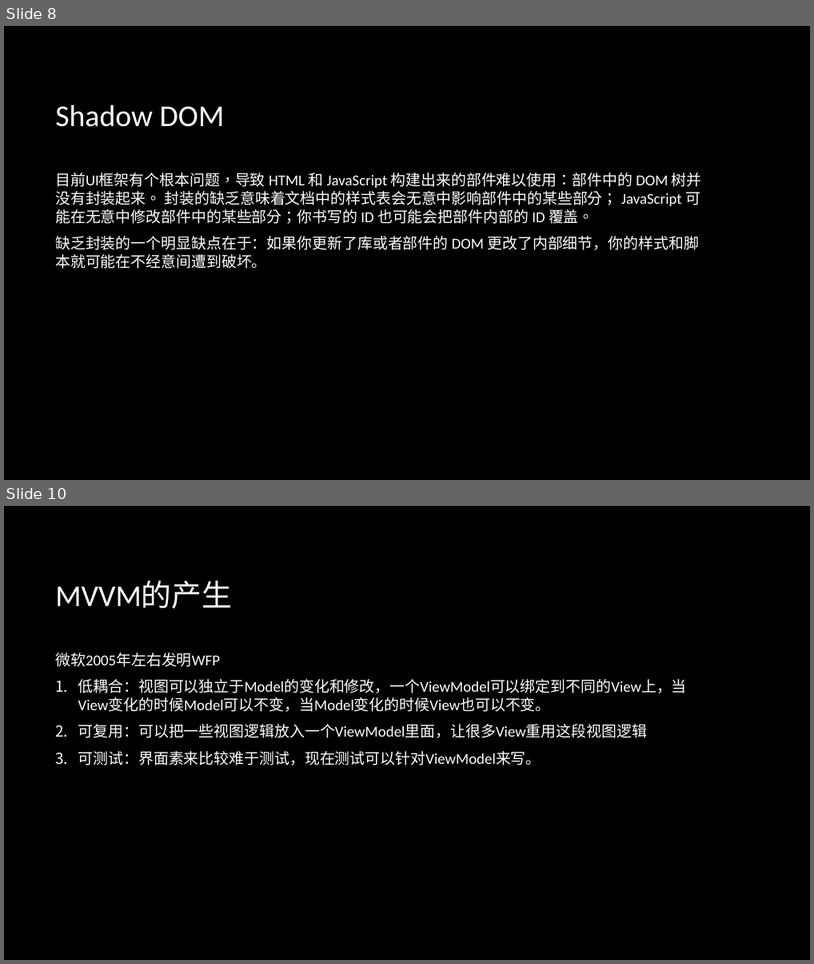
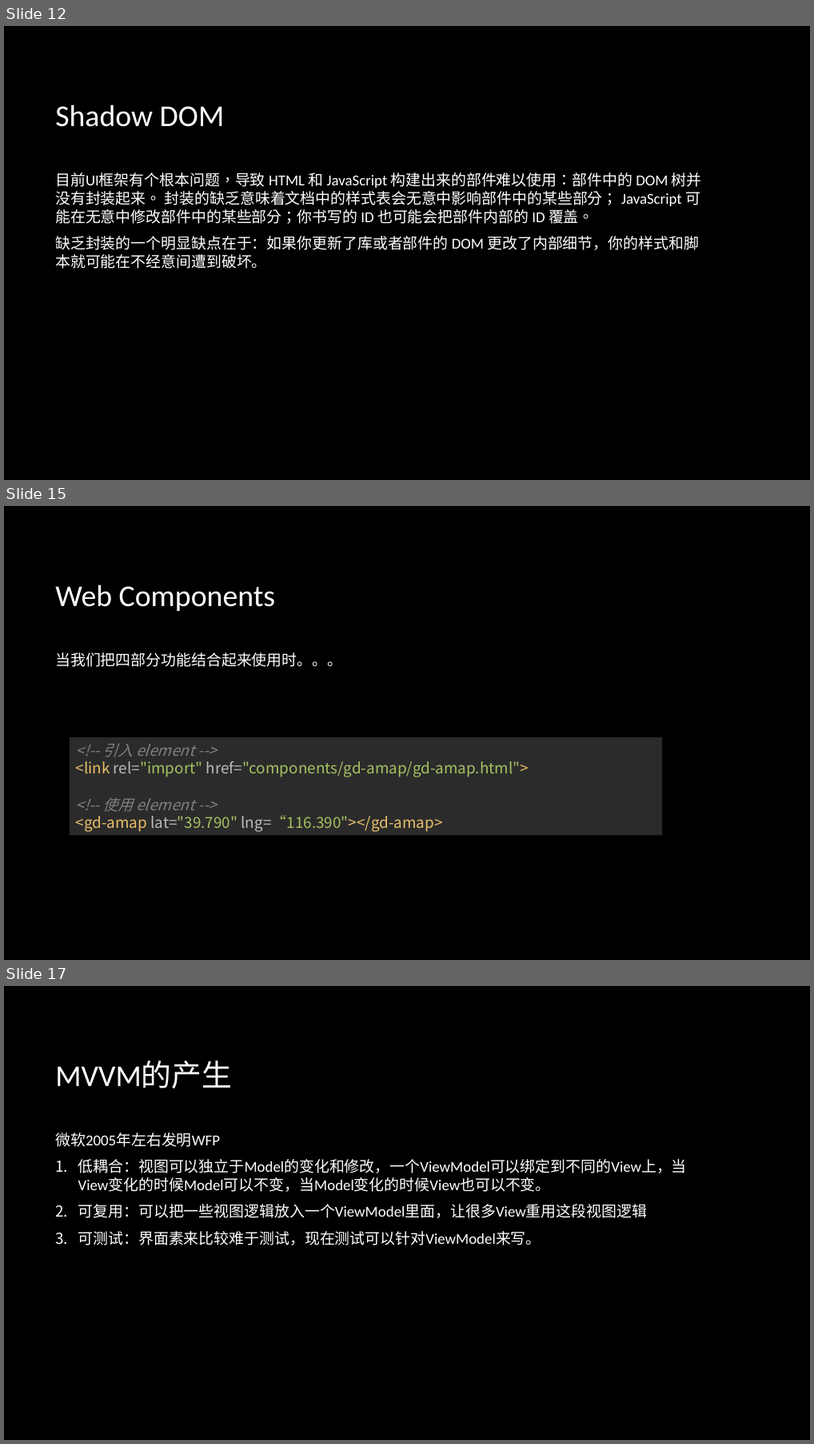
Before and after one commit to zhanglingkang/study, a slide deck: article/front-end/前端技术分享.pptx. Shown one above the other, each under a label of ours: slides 8 and 10 before the commit, slides 12, 15 and 17 after it; the slides between them are not shown. The pictures are 814x964 and 814x1444 pixels, drawn with LibreOffice and Linux fonts; fonts in the diff are those of the drawing; background and template pictures are left out. Boxes give left, top, right and bottom in pixels: in the first picture for what was removed or moved away, otherwise in the second. Text is boxed around its words. In the diff, an @@ line names an element or a change of style, - is before the commit and + after.

```diff
--- a/article/front-end/前端技术分享.pptx
+++ b/article/front-end/前端技术分享.pptx
@@ slide 15 added at box(4, 506, 810, 960), background picture (left out) @@
@@ title added at box(55, 584, 276, 611), 36 pt, text #FFFFFF @@
+Web Components
@@ text added at box(55, 652, 342, 667), 18 pt, text #FFFFFF @@
+当我们把四部分功能结合起来使用时。。。
@@ rectangle added at box(70, 737, 662, 835), fill #2B2B2B, 18 pt, text #A5C261 @@
+<!-- 引入 element -->
+<link rel="import" href="components/gd-amap/gd-amap.html">
+<!-- 使用 element -->
+<gd-amap lat="39.790" lng=“116.390"></gd-amap>
@@ what was slide 8 is now slide 12 @@
@@ what was slide 10 is now slide 17 @@
```
Also in this commit, not shown: 3 slides changed, 6 other slides added, 1 other file.
